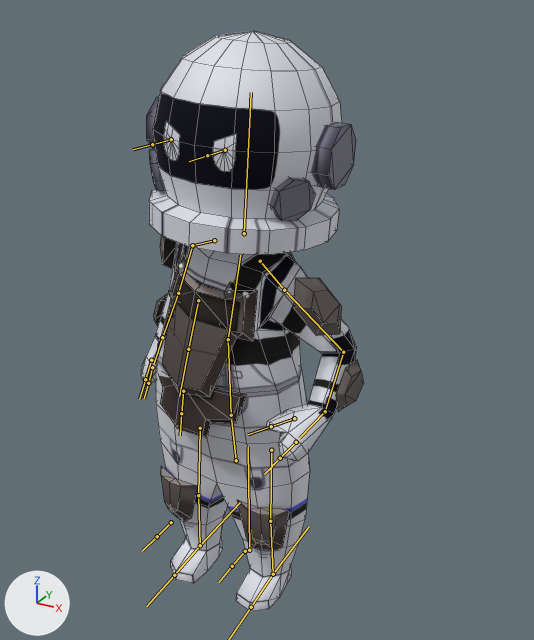
The FBX model Assets/02.Assets/Models/NPC/Guard/NPC_guard_anim.fbx: old version first, new version second.
Camera for both pictures: a 50 mm lens placed at (0.54, -0.916, 0.921), pointed at (0.039, -0.006, 0.466). Lighting does not change. The marker at lower left points along +X, +Y and +Z. Both versions are drawn at frame 1 of the action 'Guard.idle'; the numbers are the values there. The bones that bend it are drawn over the model as lines. Mesh edges are drawn as thin lines.

The first picture shows 'NPC_base016'.
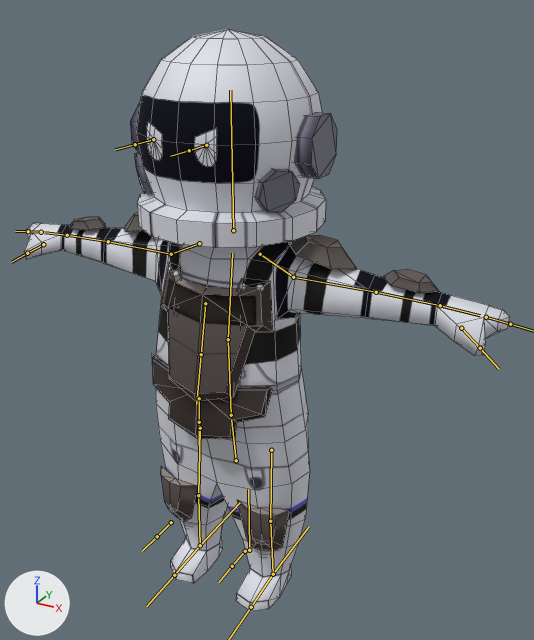
Boxes (x1, y1, x2, y2) around the edits, measured in the pictures (534 x 640 px):
'NPC_base016', posed (116% wider): before (140, 31, 364, 611); after (24, 29, 510, 611)
bone 'rib', root to tip: before (228, 339) to (240, 255); after (228, 339) to (232, 253)
bone 'head', root to tip: before (244, 233) to (251, 92); after (233, 230) to (230, 90)
bone 'arm.upper.L', root to tip: before (284, 290) to (343, 352); after (293, 277) to (376, 292)
bone 'arm.lower.L', root to tip: before (343, 352) to (325, 411); after (376, 292) to (440, 305)
bone 'hand.L', root to tip: before (325, 411) to (299, 438); after (440, 305) to (480, 315)
bone 'arm.upper.R', root to tip: before (192, 245) to (178, 293); after (171, 254) to (108, 241)
bone 'arm.lower.R', root to tip: before (178, 293) to (162, 337); after (108, 241) to (67, 235)

What the commit changed:
Bone 'rib' (bone_rib) turns from (0, -19, -6) to (0, 0, 0) degrees about its own x, y and z.
Bone 'head' (bone_head) turns from (0, 19, 0) to (0, 0, 0) degrees about its own x, y and z.
Bone 'arm.upper.L' (bone_arm_upper_l) turns from (-56, 33, 1) to (0, 0, 0) degrees about its own x, y and z.
Bone 'arm.lower.L' (bone_arm_lower_l) turns from (-1, -30, -66) to (0, 0, 0) degrees about its own x, y and z.
Bone 'hand.L' (bone_hand_l) turns from (-15, 30, -30) to (0, 0, 0) degrees about its own x, y and z.
Bone 'arm.upper.R' (bone_arm_upper_r) turns from (-61, -9, 1) to (0, 0, 0) degrees about its own x, y and z.
Bone 'arm.lower.R' (bone_arm_lower_r) turns from (-17, 12, 22) to (0, 0, 0) degrees about its own x, y and z.
